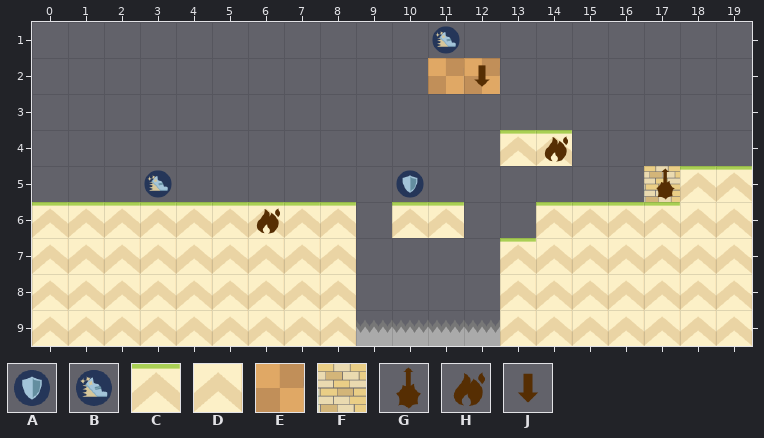
A Tiled map gets an edit: maps/test.tmx. Above is the file before it was changed.
Cells are 64x64 px. Shown: x 0..19, y 1..9.
Key: from "misc_spritesheet": A 2, B 3; from "tile_spritesheet": C 0, D 1, E 2, F 7; from "traps_spritesheet": G 2 "laser", H 4 "fire", J 5 "drop".
_ is an empty cell.
Layers that did not change in this view are not listed.
Layer "background" before, first column x 0:
 1 ____________________
 2 ____________________
 3 ____________________
 4 ____________________
 5 ____________________
 6 __________________DD
 7 DDDDDDDD______DDDDDD
 8 DDDDDDDD______DDDDDD
 9 DDDDDDDD______DDDDDD
Layer "main" before, first column x 0:
 1 ____________________
 2 ___________EE_______
 3 ____________________
 4 _____________CC_____
 5 _________________FCC
 6 CCCCCCCCC_CC__CCCC__
 7 ________D____C______
 8 ________D____D______
 9 ________D____D______
The result:
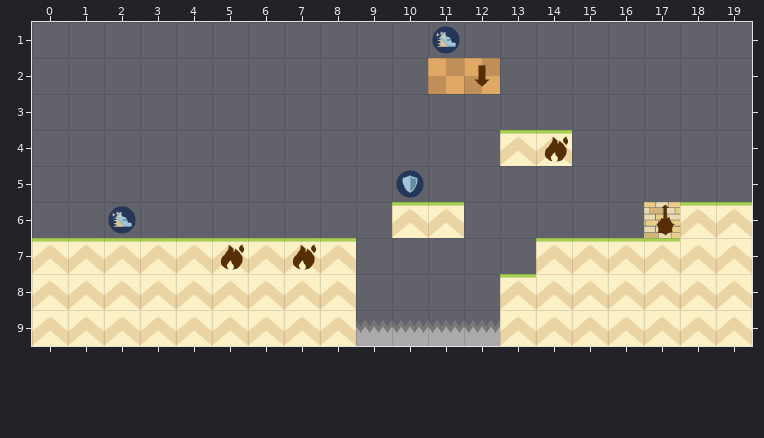
From the commit log: Fire hot!
Difference:
Changed rows in their new state; . is an unchanged cell.
Layer "background":
first column x 0:
 6 ..................__
 7 ________......____..
Layer "main":
first column x 0:
 5 .................___
 6 _________.....___FCC
 7 CCCCCCCCC...._CCCC..
 8 .............C......
Layer "powerups":
first column x 2:
 5 ._
 6 B.
Layer "trap_activators":
first column x 5:
 5 ............_
 6 ._..........G
 7 H.H..........
Boxes around the changes in both pictures, in picture pixels (x1, y1, x2, y2):
changed: (32, 170, 356, 274)
changed: (500, 166, 752, 310)
